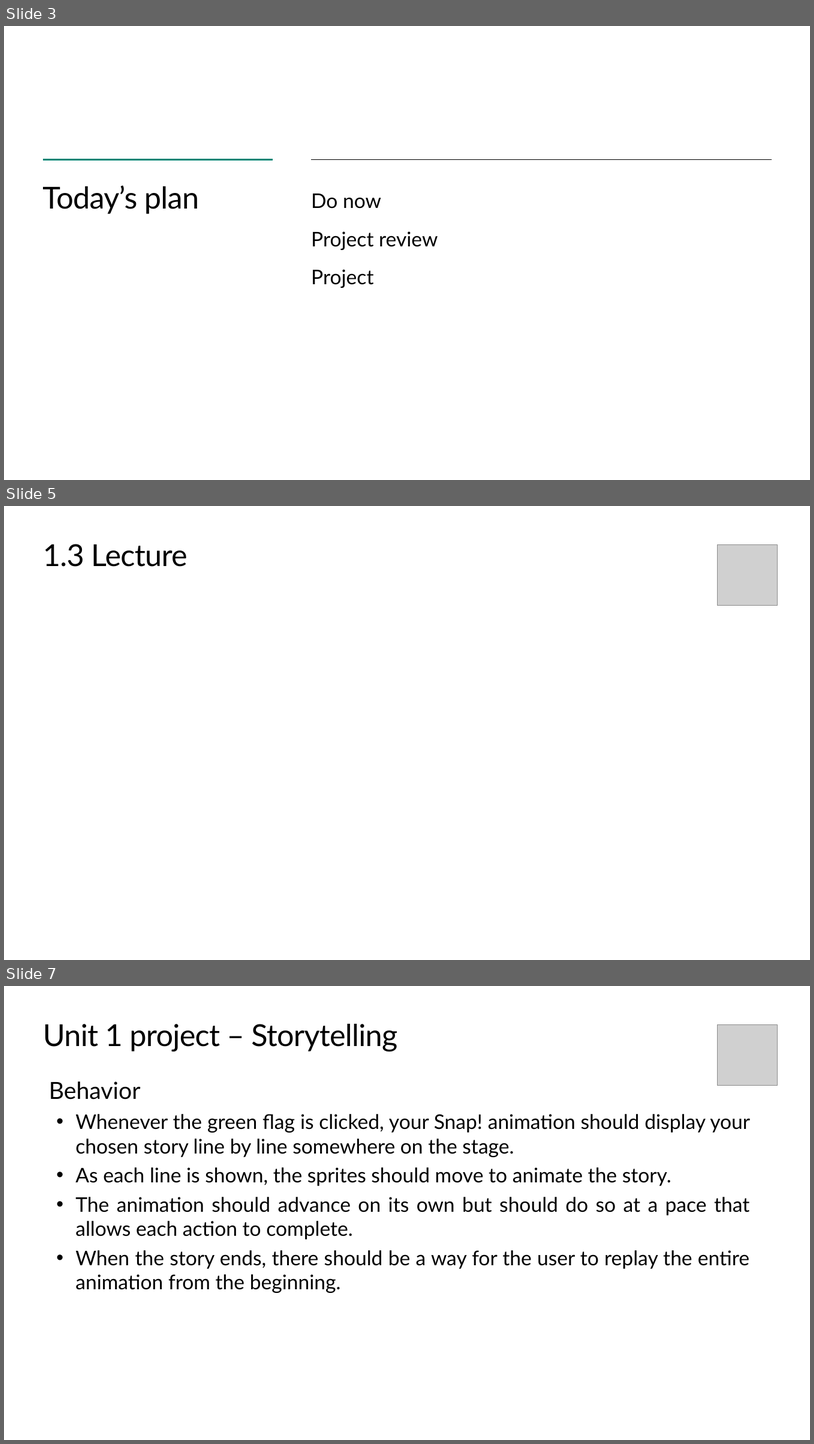
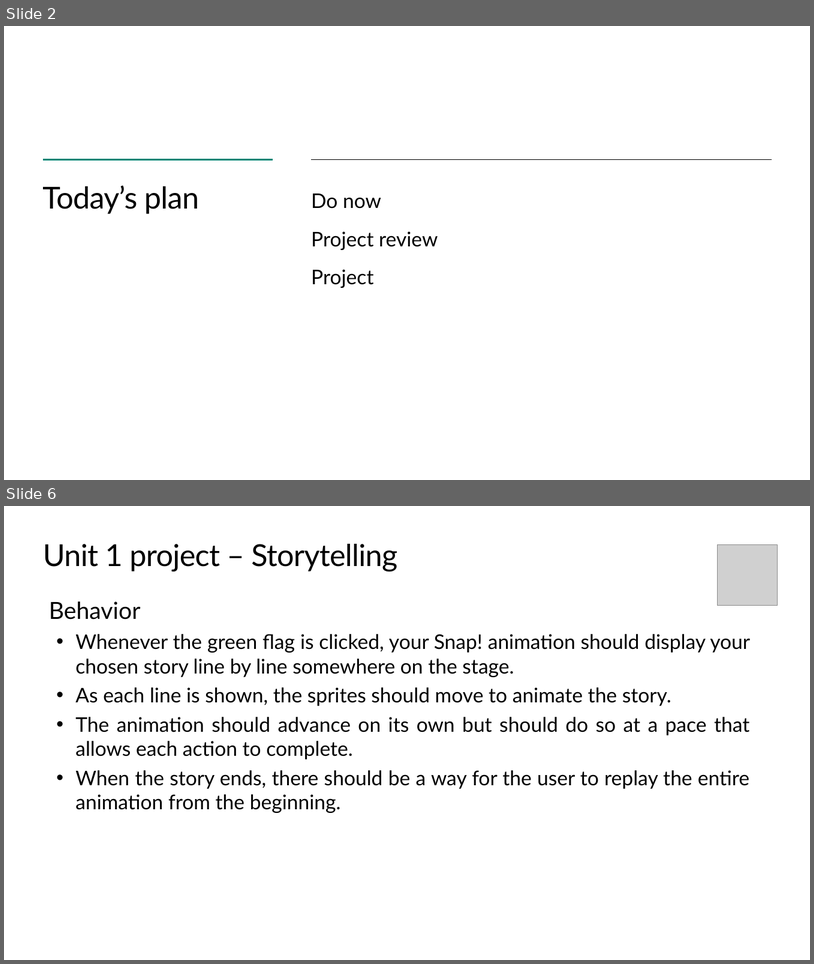
Before and after one commit to TEALSK12/introduction-to-computer-science, a slide deck: slidedecks/TEALS SNAP 1.5.pptx. Shown one above the other, each under a label of ours: slides 3, 5 and 7 before the commit, slides 2 and 6 after it; the slides between them are not shown. The pictures are 814x1444 and 814x964 pixels, drawn with LibreOffice and Linux fonts; fonts in the diff are those of the drawing; grey boxes stand for pictures; background and template pictures are left out. Boxes give left, top, right and bottom in pixels: in the first picture for what was removed or moved away, otherwise in the second. Text is boxed around its words. In the diff, an @@ line names an element or a change of style, - is before the commit and + after.

```diff
--- a/slidedecks/TEALS SNAP 1.5.pptx
+++ b/slidedecks/TEALS SNAP 1.5.pptx
@@ slide 5 removed at [4, 506, 810, 960], background #FFFFFF @@
@@ title removed at [43, 544, 187, 567] @@
-1.3 Lecture
@@ picture removed at [718, 545, 779, 605] @@
@@ what was slide 3 is now slide 2 @@
@@ what was slide 7 is now slide 6 @@
```
Also in this commit, not shown: 3 slides changed, 1 slide added, 1 other slide removed, 11 other files.
